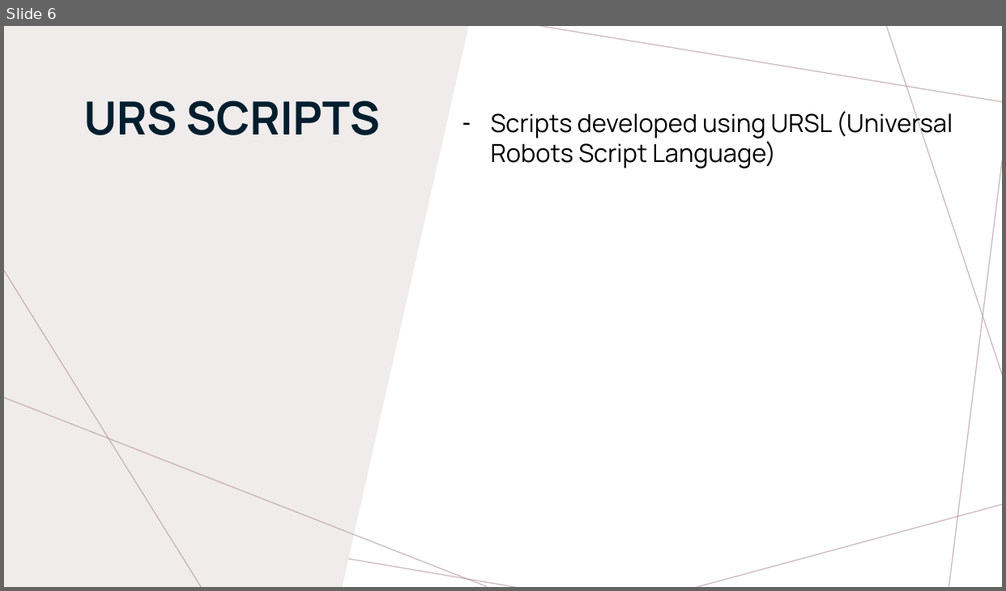
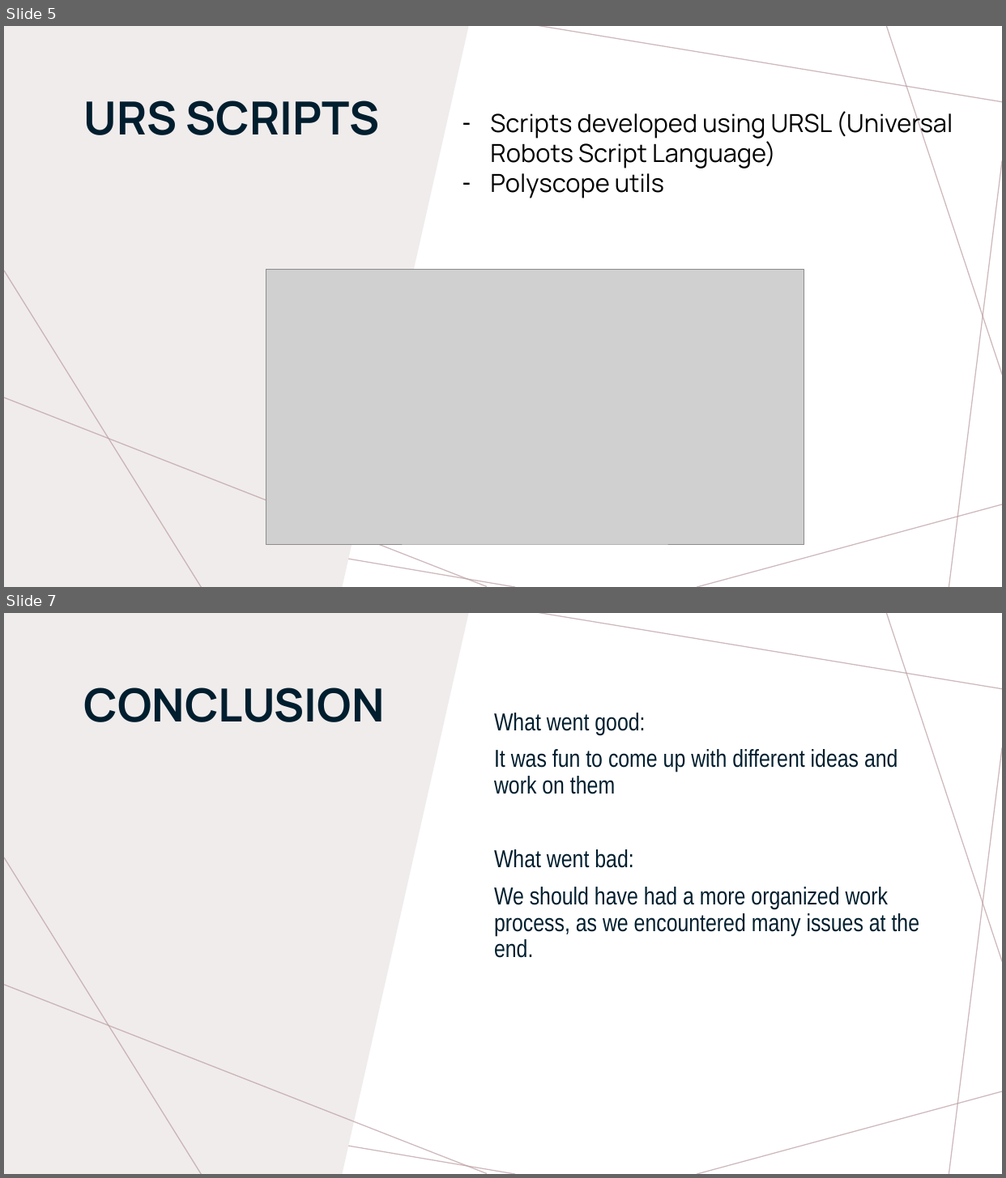
Before and after one commit to thijnmens/robogripper, a slide deck: docs/Delivery Challenge 1 Group 5.pptx. Shown one above the other, each under a label of ours: slide 6 before the commit, slides 5 and 7 after it; the slides between them are not shown. The pictures are 1006x591 and 1006x1178 pixels, drawn with LibreOffice and Linux fonts; fonts in the diff are those of the drawing; grey boxes stand for pictures. Boxes give left, top, right and bottom in pixels: in the first picture for what was removed or moved away, otherwise in the second. Text is boxed around its words. In the diff, an @@ line names an element or a change of style, - is before the commit and + after.

```diff
--- a/docs/Delivery Challenge 1 Group 5.pptx
+++ b/docs/Delivery Challenge 1 Group 5.pptx
@@ slide 7 added at [4, 613, 1002, 1174], background #FFFFFF; not listed: 7 template elements that a slide beside it also shows @@
@@ freeform shape added at [4, 613, 469, 1174], fill #F0ECEC @@
@@ title added at [84, 688, 385, 722], 44 pt, text #001E2E, bold @@
+CONCLUSION
@@ text added at [494, 713, 920, 958], 23.6 pt, text #001E2E @@
+What went good:
+It was fun to come up with different ideas and work on them
+What went bad:
+We should have had a more organized work process, as we encountered many issues at the end.
@@ line added from (202, 1174) to (4, 858), #BA9CA0 1 pt @@
@@ line added from (487, 1174) to (4, 985), #BA9CA0 1 pt @@
@@ what was slide 6 is now slide 5 @@
@@ slide 5 changed as well @@
@@ text at [490, 173, 664, 199]: paragraph added @@
+– Polyscope utils
@@ picture added at [266, 269, 804, 544] @@
```
Also in this commit, not shown: 4 other slides changed, 1 other slide added, 4 slides removed, 26 other files.
